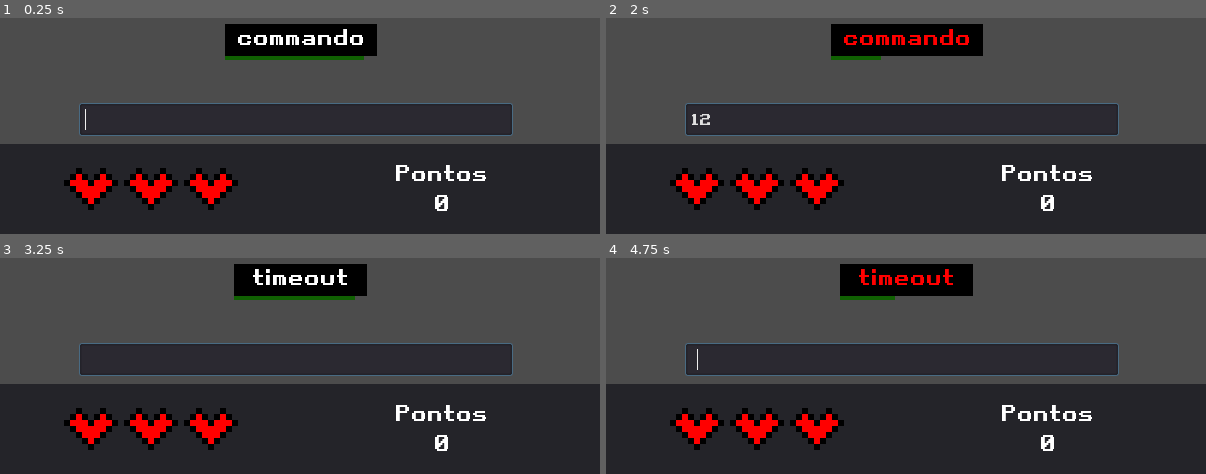
Above: before the commit, frames 1-4 (two rows, left to right).
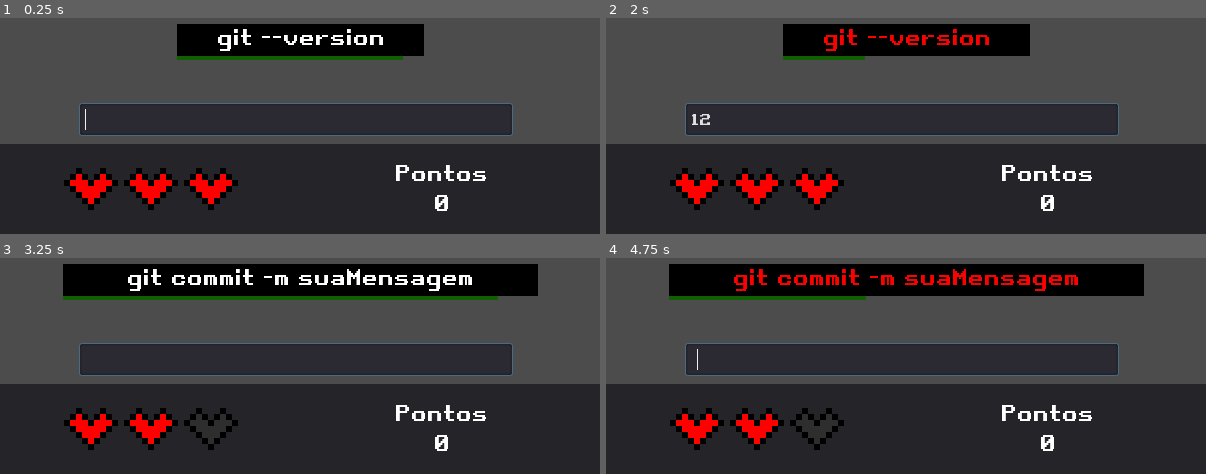
Above: after the commit, the same moments.

Repository: Constanntine001/godot_git_typer
Game: Godot game, scene res://Cenas/main.tscn
The game is run twice, just before and just after one commit, with the same random seed, the same clock (stepped at 60 frames per second) and the same inputs.
Inputs (mouse positions are in pixels of both pictures, inside the frame that each line leads up to):
- Up to frame 1 (0.25 s): no input
- Up to frame 2 (2 s): click (900, 119) at 0.52 s; type "12" at 0.6 s; tap Enter at 1.25 s
- Up to frame 3 (3.25 s): no input
- Up to frame 4 (4.75 s): tap Space at 3.5 s; tap Enter at 4.25 s

The runs differ from the first frame. In frame 1, 3.4% of the frame differs, in the area x 29-71%, y 2-20%; in frame 2, 3.3%; in frame 3, 11%, in the area x 10-90%, y 2-87%; in frame 4, 10%.

Commit message:
Versao 1

Diff:
--- a/Cenas/main.tscn
+++ b/Cenas/main.tscn
@@ -7,6 +7,9 @@
 [ext_resource path="res://Scripts/txtBlackBk.gd" type="Script" id=5]
 [ext_resource path="res://Scripts/ProgressBar.gd" type="Script" id=6]
 [ext_resource path="res://Scripts/Timer.gd" type="Script" id=7]
+[ext_resource path="res://Scripts/Pontos.gd" type="Script" id=8]
+[ext_resource path="res://empty-lifebar.png" type="Texture" id=9]
+[ext_resource path="res://Scripts/health.gd" type="Script" id=10]
 
 [sub_resource type="DynamicFont" id=1]
 size = 21
@@ -40,7 +43,9 @@
 rect_scale = Vector2( 6, 6 )
 max_value = 3.0
 value = 3.0
+texture_under = ExtResource( 9 )
 texture_progress = ExtResource( 1 )
+script = ExtResource( 10 )
 
 [node name="Pontos" type="Label" parent="Panel"]
 margin_left = 336.0
@@ -52,6 +57,7 @@
 0"
 align = 1
 valign = 1
+script = ExtResource( 8 )
 
 [node name="LineEdit" type="LineEdit" parent="Panel"]
 margin_left = 80.0
@@ -109,8 +115,10 @@
 script = ExtResource( 7 )
 
 [connection signal="text_changed" from="Panel/LineEdit" to="RichTextLabel" method="_on_LineEdit_text_changed"]
+[connection signal="add_points" from="RichTextLabel" to="Panel/Pontos" method="_on_RichTextLabel_add_points"]
 [connection signal="command_changed" from="RichTextLabel" to="Panel/LineEdit" method="_on_RichTextLabel_command_changed"]
 [connection signal="command_changed" from="RichTextLabel" to="txtBlackBk" method="_on_RichTextLabel_command_changed"]
 [connection signal="command_changed" from="RichTextLabel" to="timerBar" method="_on_RichTextLabel_command_changed"]
 [connection signal="command_changed" from="RichTextLabel" to="timerBar/Timer" method="_on_RichTextLabel_command_changed"]
+[connection signal="remove_health" from="RichTextLabel" to="Panel/health" method="_on_RichTextLabel_remove_health"]
 [connection signal="timeout" from="timerBar/Timer" to="RichTextLabel" method="_on_Timer_timeout"]
--- /dev/null
+++ b/Scripts/Pontos.gd
@@ -0,0 +1,11 @@
+extends Label
+
+var pontos = 0
+
+
+func _on_RichTextLabel_add_points():
+
+	pontos += 300
+
+	text = "Pontos\n" + str(pontos)
+	pass # Replace with function body.
--- a/Scripts/RichTextLabel.gd
+++ b/Scripts/RichTextLabel.gd
@@ -1,6 +1,8 @@
 extends RichTextLabel
 
 signal command_changed(obj)
+signal add_points()
+signal remove_health()
 
 var command = ""
 
@@ -8,15 +10,38 @@
 	ChangeCommand("commando")
 	pass # Replace with function body.
 
+# Se o jogador acertou a palavra na tela
+func TypeSuccess():
+
+	emit_signal("add_points")
+
+	ChangeCommand("success")
+	pass
+
+# Se o jogador errou a palavra na tela
+func _on_Timer_timeout():
+
+	emit_signal("remove_health")
+
+	ChangeCommand("timeout")
+	pass # Replace with function body.
+
 func ChangeCommand(inputCommand):
 
 	#Choose random command here
 
-
+	var commandList = [
+		"git pull",
+		"git push",
+		"git help",
+		"git commit -m suaMensagem",
+		"git --version",
+		"git add *",
+	]
 
 	#Choose random command here
 
-	command = inputCommand
+	command = commandList[int(rand_range(0, commandList.size()))]
 
 	bbcode_text = "[center][color=white]" + command + "[/color][/center]"
 	emit_signal('command_changed', self)
@@ -46,11 +71,5 @@
 	bbcode_text = "[center]" + correct + wrong + normal + "[/center]"
 
 	if new_text == command:
-		ChangeCommand("success")
+		TypeSuccess()
 	pass # Replace with function body.
-
-
-
-func _on_Timer_timeout():
-	ChangeCommand("timeout")
-	pass # Replace with function body.
--- /dev/null
+++ b/Scripts/health.gd
@@ -0,0 +1,11 @@
+extends TextureProgress
+
+
+
+func _on_RichTextLabel_remove_health():
+	value -= 1
+
+	if value <= 0:
+		# Change this to go to menu screen or whatever
+		get_tree().quit()
+	pass # Replace with function body.
Not shown: 1 places in Cenas/main.tscn that only renumber resources
Binary file added: empty-lifebar.png
Not shown, added: empty-lifebar.png.import
